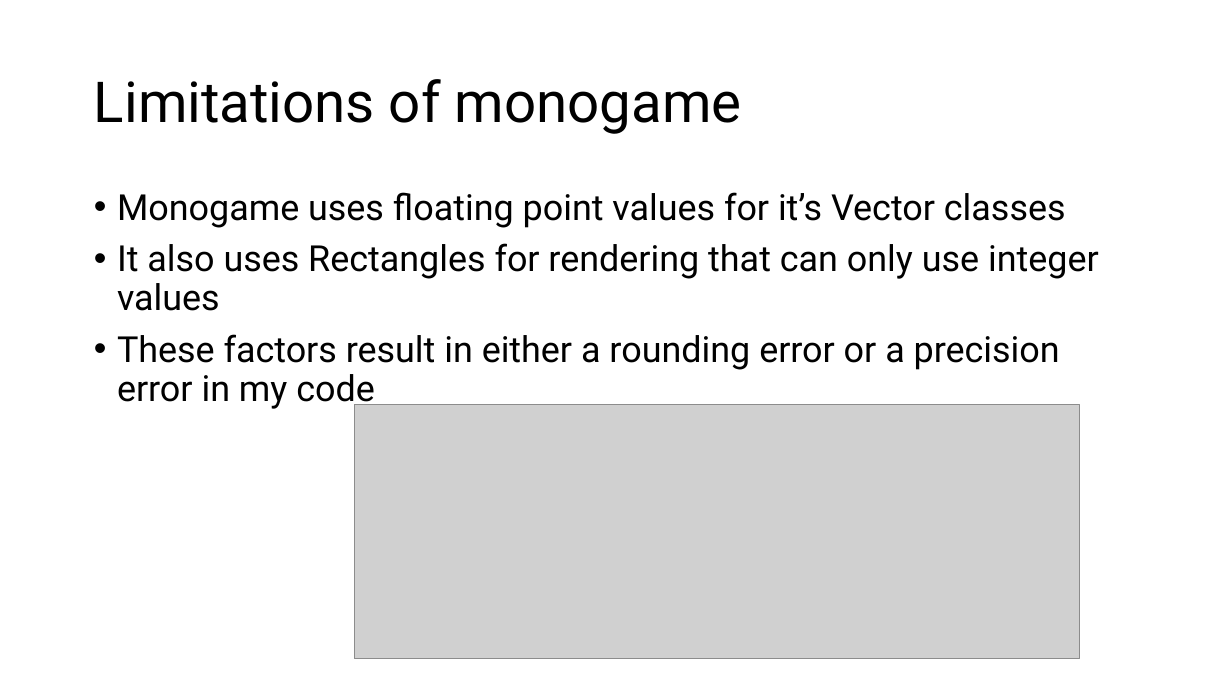
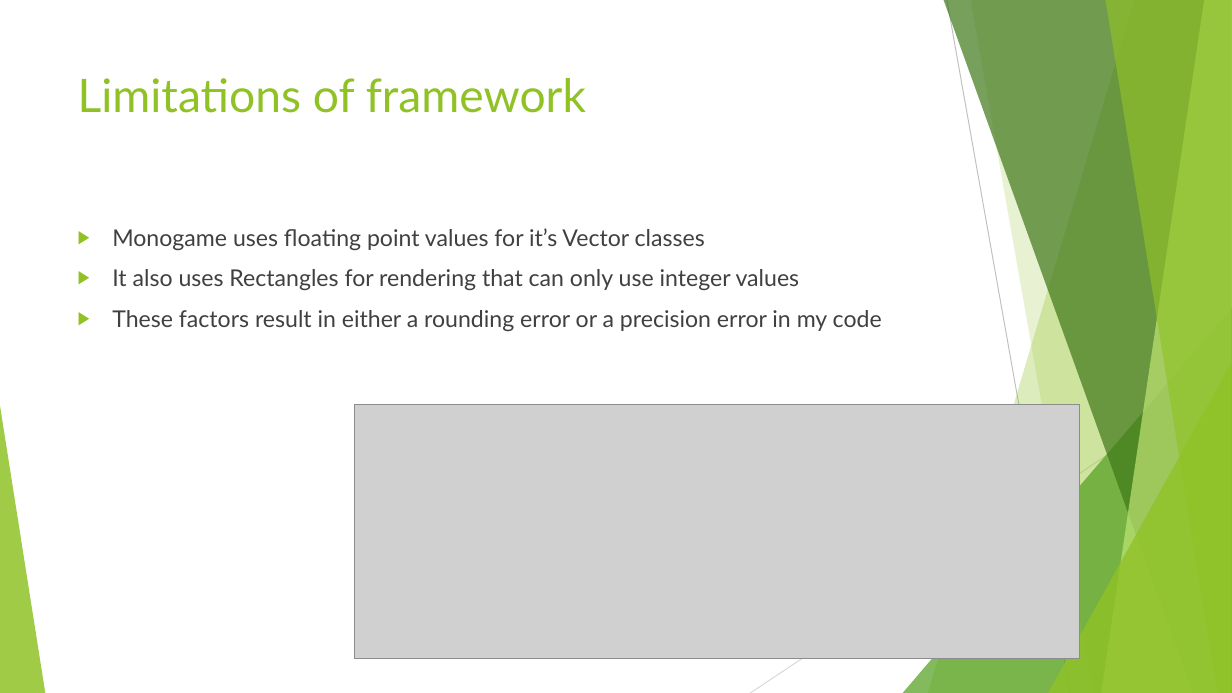
Before and after one commit to Theo-Bradley/TileGame, a slide deck: slide 5 of Presentation.pptx. Drawn at 1232x693 pixels with LibreOffice and Linux fonts; fonts in the diff are those of the drawing; grey boxes stand for pictures. Boxes give left, top, right and bottom in pixels: in the first picture for what was removed or moved away, otherwise in the second. Text is boxed around its words. In the diff, an @@ line names an element or a change of style, - is before the commit and + after.

```diff
--- a/Presentation.pptx
+++ b/Presentation.pptx
@@ title "Limitations of framework" at [78,78,586,113]: vertical alignment middle to top @@
@@ title at [78,78,586,113]: text changed; size 44 to 36 pt; font Roboto to Lato; text colour #000000 to #90C226 @@
-Limitations of monogame
+Limitations of framework
@@ text "Monogame uses floating point values ...": place and size @@
-text "Monogame uses floating point values ..." at [117,192,1099,409]
+text "Monogame uses floating point values ..." at [112,228,882,331]
@@ text "Monogame uses floating point values ..." at [112,228,882,331]: size 28 to 18 pt, font Roboto to Lato, text colour #000000 to #404040; bullet • to ▶; line spacing 0.9 to 1 @@
@@ group added at [0,0,1232,693]: 5 freeform shapes, 3 triangles, 2 lines @@
```
Also in this commit, not shown: 6 other slides changed, 1 slide added, 1 slide removed, 50 other files.
